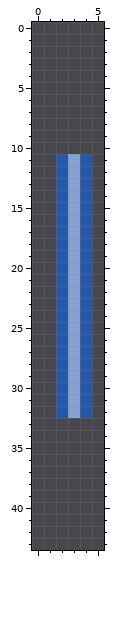
One commit to this pixel-art file: Aseprite Editables/proyectil_azul.aseprite. The picture above is the old version.
6x44 pixels, 1 frame.
After the commit:
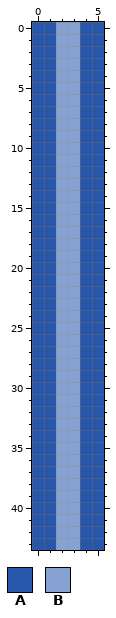
Palette (. is transparent): A #2757ab  B #86a2d3
Difference:
There is now colour A in rows 0 to 10 at x 0 to 1 and 4 to 5; in rows 11 to 32 at x 0 to 1 and 5; in rows 33 to 43 at x 0 to 1 and 4 to 5.
There is now colour B in rows 0 to 10 at x 2 to 3; in rows 33 to 43 at x 2 to 3.
The edit turns colour A into colour B in rows 11 to 32 at x 2.
Changed places in both pictures, as pixel boxes (x1, y1, x2, y2):
changed: (32, 22, 104, 550)
